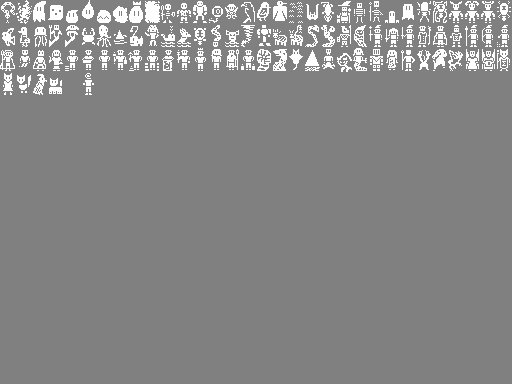
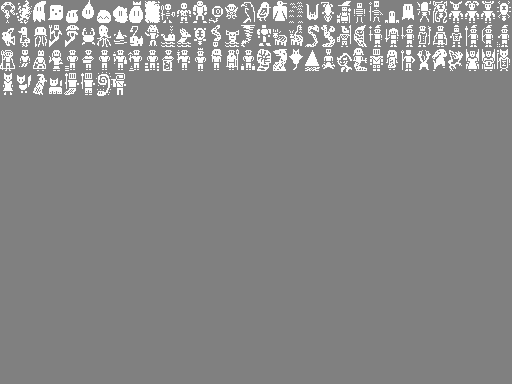
Layered file, before and after one edit (512x384). Changes by layer:
painted on "Background" over [64, 72, 126, 96]
